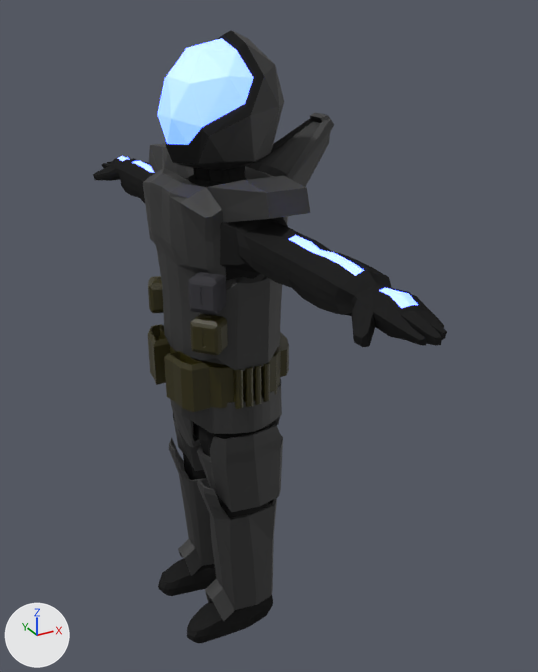
An edit to the Blender file Assets/player/player.blend, drawn before and after from the same camera.
Rendered twice from a 50 mm lens placed at (-5.54, -11.93, 1.39), pointed at (0.96, -0.11, -4.52). Every picture has the same lights, and +X, +Y and +Z are marked at lower left.

The first picture shows 'L calf', 'L thigh', 'R calf', 'belt', 'brown pouch 1', 'brown pouch 2', 'chest', 'diaper', 'dude', 'greypouch', 'pilot'.
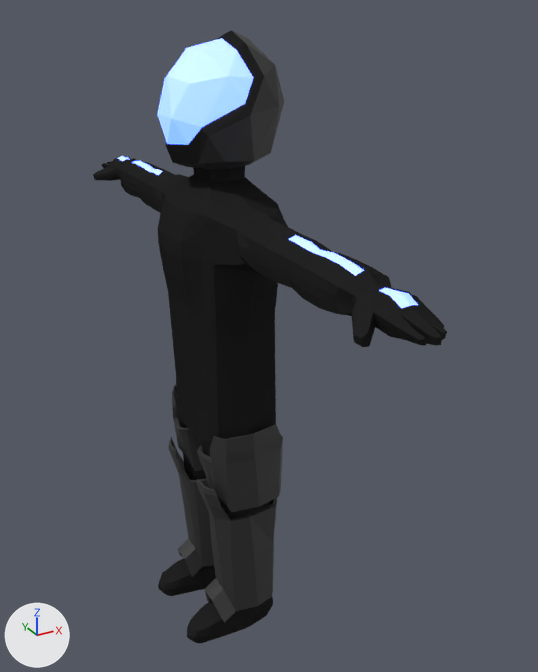
Pixel boxes (x1, y1, x2, y2) of what changed, in the pictures (538 x 672 px):
'chest', hidden (black): before (143, 113, 334, 371)
'L calf', rescaled: before (197, 480, 277, 621); after (197, 479, 277, 623)
'belt', hidden (yellow): before (148, 324, 289, 412)
'diaper', hidden (black): before (170, 379, 282, 447)
'R calf', rescaled: before (169, 438, 214, 576); after (169, 437, 214, 577)
'greypouch', hidden (black): before (188, 272, 227, 315)
'brown pouch 1', hidden (yellow): before (190, 314, 228, 356)
'brown pouch 2', hidden: before (148, 276, 163, 313)

The edits, one by one:
Object 'R calf' (ob_r_calf) is rescaled from (-0.529, -0.582, -0.637) to (-0.529, -0.636, -0.637).
Object 'L calf' (ob_l_calf) is rescaled from (-0.529, -0.582, -0.637) to (-0.529, -0.636, -0.637).
Object 'greypouch' (ob_greypouch) is now hidden.
Object 'diaper' (ob_diaper) is now hidden.
Object 'chest' (ob_chest) is now hidden.
Object 'brown pouch 2' (ob_brown_pouch_2) is now hidden.
Object 'brown pouch 1' (ob_brown_pouch_1) is now hidden.
Object 'belt' (ob_belt) is now hidden.
